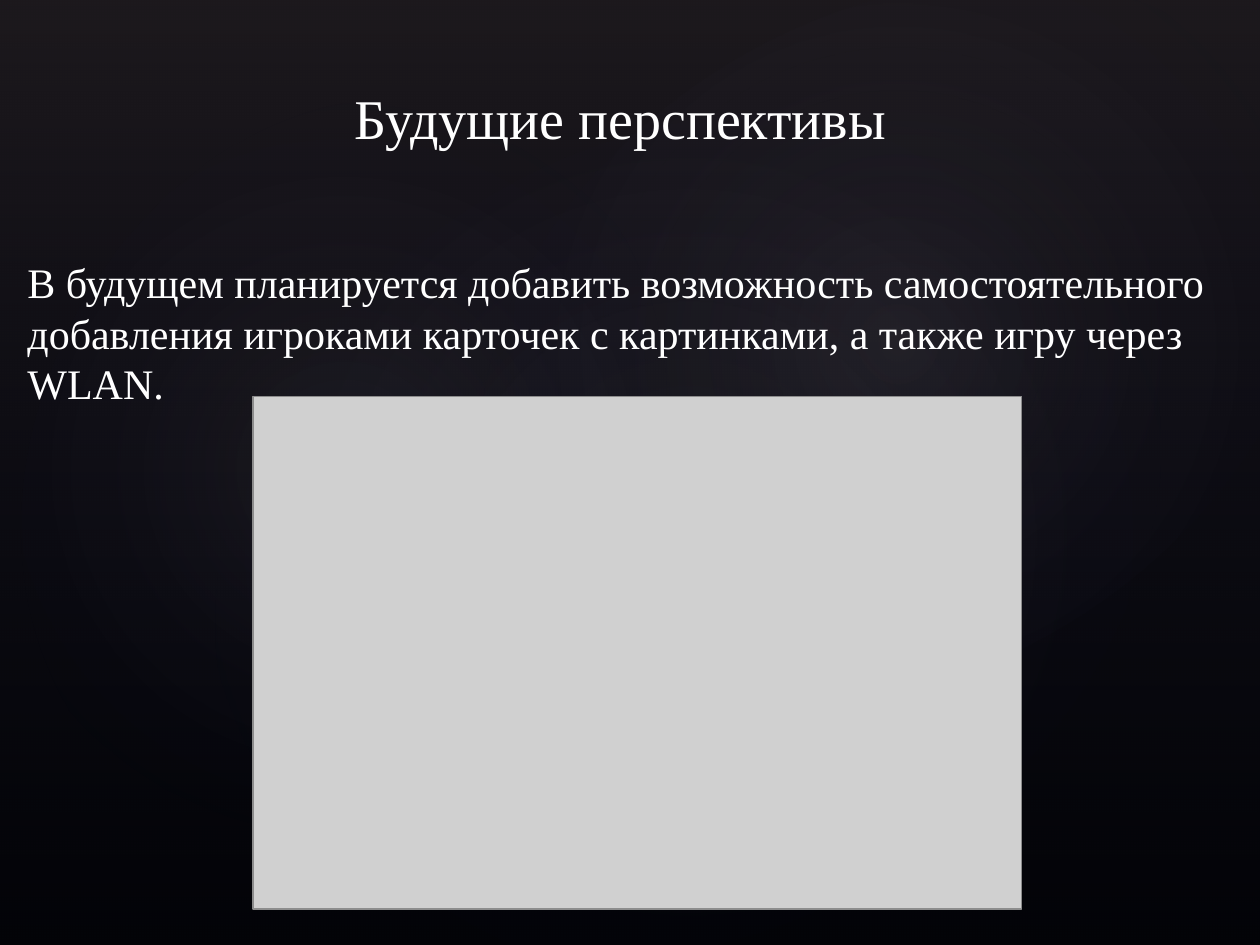
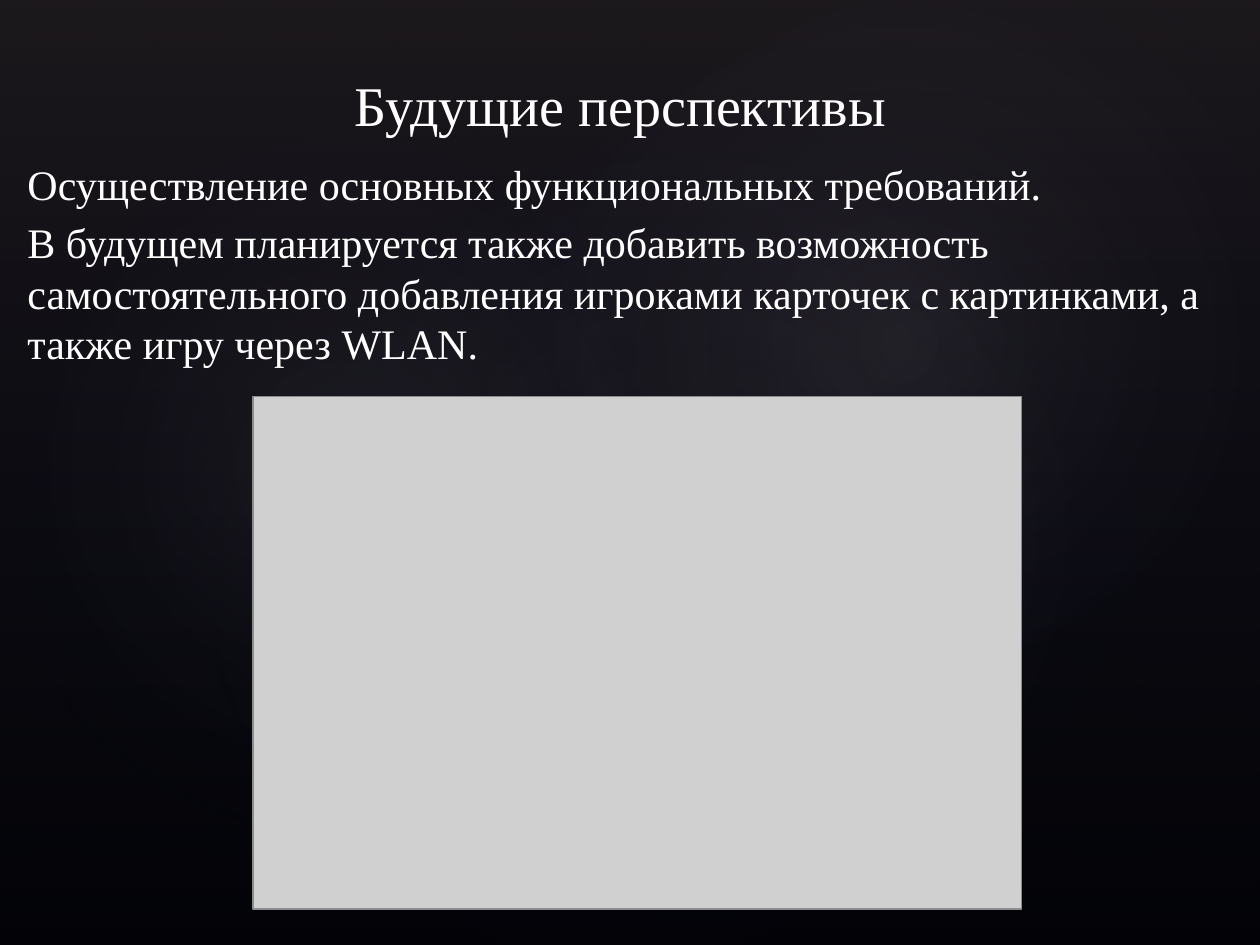
Before and after one commit to GarfieldDerKater/project, a slide deck: slide 7 of Проект «Игра в ассоциации».pptx. Drawn at 1260x945 pixels with LibreOffice and Linux fonts; fonts in the diff are those of the drawing; grey boxes stand for pictures; background and template pictures are left out. Boxes give left, top, right and bottom in pixels: in the first picture for what was removed or moved away, otherwise in the second. Text is boxed around its words. In the diff, an @@ line names an element or a change of style, - is before the commit and + after.

```diff
--- a/Проект «Игра в ассоциации».pptx
+++ b/Проект «Игра в ассоциации».pptx
@@ title "Будущие перспективы": place and size @@
-title "Будущие перспективы" at <box>355,102,886,150</box>
+title "Будущие перспективы" at <box>355,89,886,136</box>
@@ text at <box>27,170,1199,368</box>: text changed @@
-В будущем планируется добавить возможность самостоятельного добавления игроками карточек с картинками, а также игру через WLAN.
+Осуществление основных функциональных требований.
+В будущем планируется также добавить возможность самостоятельного добавления игроками карточек с картинками, а также игру через WLAN.
```
Also in this commit, not shown: 1 other slide changed.
